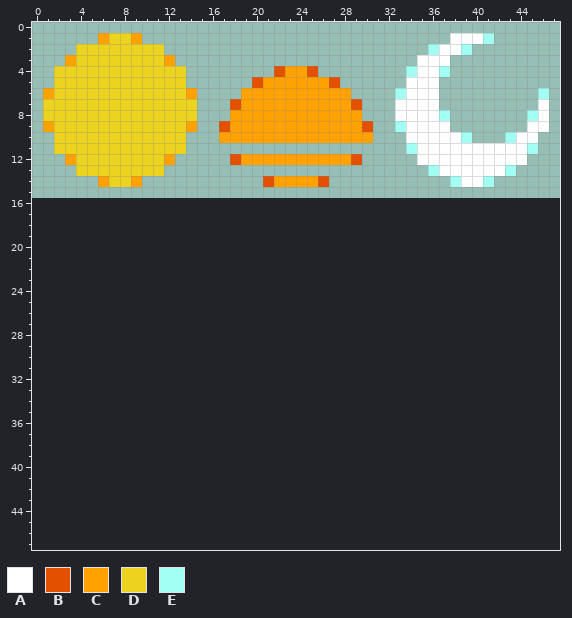
A pixel-art sprite gets an edit: DevTools/LDtk/dummy/DayTime.png. This is how it looked before the edit.
The file is 48x16 pixels. The old version is drawn lined up with the new one, on the new canvas.
Palette (. is transparent): A #ffffff  B #e35100  C #ffa200  D #ebd320  E #a2fff3
Pixels before, first column x 1:
 1 .....CDDC............................AAAE.....
 2 ...DDDDDDDD........................EAAE.......
 3 ..CDDDDDDDDC......................AAA.........
 4 .DDDDDDDDDDDD........BCCB........EAAE.........
 5 .DDDDDDDDDDDD......BCCCCCCB......AAA..........
 6 CDDDDDDDDDDDDC....CCCCCCCCCC....EAAA.........E
 7 DDDDDDDDDDDDDD...BCCCCCCCCCCB...AAAA.........A
 8 DDDDDDDDDDDDDD...CCCCCCCCCCCC...AAAAE.......EA
 9 CDDDDDDDDDDDDC..BCCCCCCCCCCCCB..EAAAA.......AA
10 .DDDDDDDDDDDD...CCCCCCCCCCCCCC...AAAAAE...EAA.
11 .DDDDDDDDDDDD....................EAAAAAAAAAAE.
12 ..CDDDDDDDDC.....BCCCCCCCCCCB.....AAAAAAAAAA..
13 ...DDDDDDDD........................EAAAAAAE...
14 .....CDDC...........BCCCCB...........EAAE.....
New version:
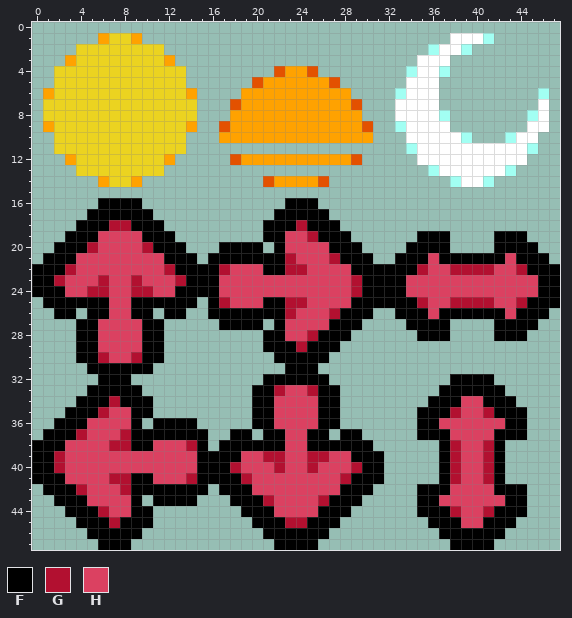
Colours new in this view: F #000000  G #b21030  H #db4161
Difference:
canvas 48x16 -> 48x48
Changed rows in their new state; - is an unchanged pixel.
first column x 0:
16 ------FFFF-------------FFF----------------------
17 -----FFFFFF-----------FFFFF---------------------
18 ----FFFGGFFF---------FFFGFFF--------------------
19 ---FFFHHHHFFF--------FFHHGFFF------FFF----FFF---
20 --FFFGHHHHGFFF---FFFF-FHHHHFFF----FFFF----FFFF--
21 -FFFHHHHHHHHFFF-FFFFFFFGHHHGFFF--FFFHFFFFFFHFFF-
22 FFFGHHHHHHHHGFFFFGHHHFFGGHHHHFFFFFFGHHGGGGHHGFFF
23 FFGHHHGHHGHHHGFFFHHHHHHHHHHHHGFFFFHHHHHHHHHHHHFF
24 FFFHHGGHHGGHHFFFFHHHHHHHHHHHHGFFFFHHHHHHHHHHHHFF
25 -FFFFFFHHFFFFFF-FGHHHFFGGHHHHFFFFFFGHHGGGGHHGFFF
26 --FF-FFHHFF-FF--FFFFFFFGHHHGFFF--FFFHFFFFFFHFFF-
27 ----FFHHHHFF-----FFFF-FHHHHFFF----FFFF----FFFF--
28 ----FFHHHHFF---------FFHHGFFF------FFF----FFF---
29 ----FFHHHHFF---------FFFGFFF--------------------
30 ----FFGHHGFF----------FFFFF---------------------
31 -----FFFFFF------------FFF----------------------
32 ------FFF------------FFFFFF-----------FFFF------
33 -----FFFFF----------FFGHHGFF---------FFFFFF-----
34 ----FFFGFFF---------FFHHHHFF--------FFFHHFFF----
35 ---FFFGHHFF---------FFHHHHFF-------FFFGHHGFFF---
36 --FFFHHHHF-FFFF-----FFHHHHFF-------FFHHHHHHFF---
37 -FFFGHHHGFFFFFFF--FF-FFHHFF-FF-----FFFHHHHFFF---
38 FFFHHHHGGFFHHHGF-FFFFFFHHFFFFFF------FGHHGF-----
39 FFGHHHHHHHHHHHHFFFFHHGGHHGGHHFFF-----FGHHGF-----
40 FFGHHHHHHHHHHHHFFFGHHHGHHGHHHGFF-----FGHHGF-----
41 FFFHHHHGGFFHHHGFFFFGHHHHHHHHGFFF-----FGHHGF-----
42 -FFFGHHHGFFFFFFF-FFFHHHHHHHHFFF----FFFHHHHFFF---
43 --FFFHHHHF-FFFF---FFFGHHHHGFFF-----FFHHHHHHFF---
44 ---FFFGHHFF--------FFFHHHHFFF------FFFGHHGFFF---
45 ----FFFGFFF---------FFFGGFFF--------FFFHHFFF----
46 -----FFFFF-----------FFFFFF----------FFFFFF-----
47 ------FFF-------------FFFF------------FFFF------
Boxes around the changes in both pictures, in picture pixels (x1, y1, x2, y2):
added: (32, 198, 560, 550)
